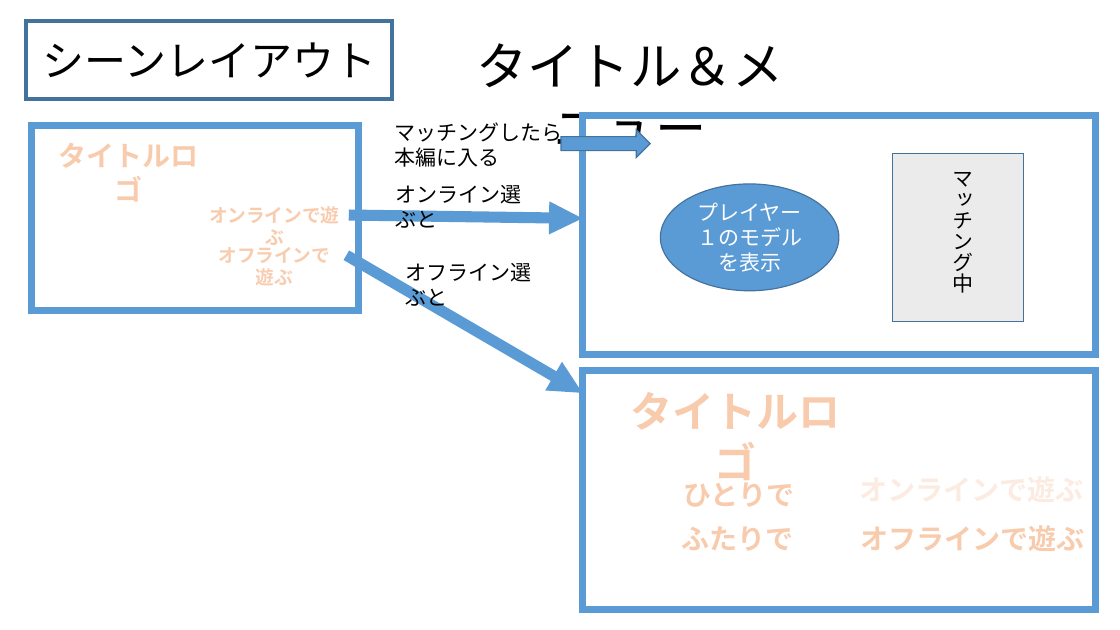
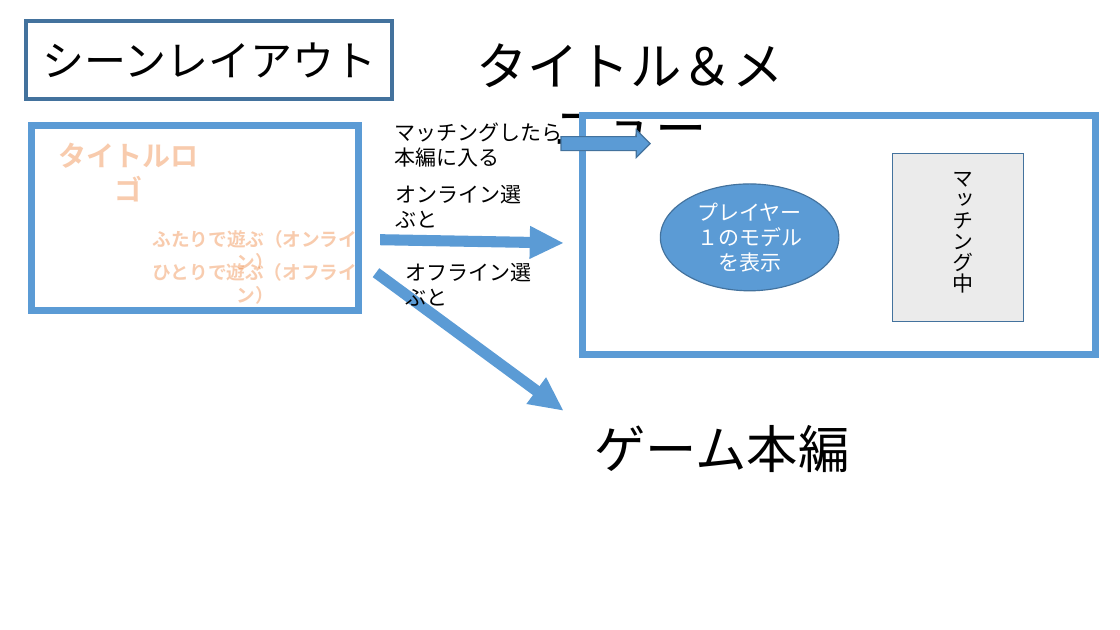
Before and after one commit to HatoriTaichi/mini_game, a slide deck: slide 32 of 仕様書/仕様書.pptx (slide 31 before the commit). Drawn at 1120x630 pixels with LibreOffice and Linux fonts; fonts in the diff are those of the drawing. Boxes give left, top, right and bottom in pixels: in the first picture for what was removed or moved away, otherwise in the second. Text is boxed around its words. In the diff, an @@ line names an element or a change of style, - is before the commit and + after.

```diff
--- a/仕様書/仕様書.pptx
+++ b/仕様書/仕様書.pptx
@@ text at (x1=153, y1=227, x2=358, y2=252): text changed @@
-オンラインで遊ぶ
+ふたりで遊ぶ（オンライン）
@@ arrow moved from (349, 215) - (582, 218) to (381, 239) - (563, 243) @@
@@ text at (x1=153, y1=260, x2=357, y2=285): text changed @@
-オフラインで遊ぶ
+ひとりで遊ぶ（オフライン）
@@ arrow moved from (346, 255) - (582, 393) to (376, 273) - (563, 410) @@
@@ rectangle removed at (x1=582, y1=371, x2=1096, y2=610) @@
@@ text removed at (x1=630, y1=392, x2=840, y2=489) @@
-タイトルロゴ
@@ text added at (x1=594, y1=425, x2=849, y2=472), 44 pt, text #000000 @@
+ゲーム本編
@@ text removed at (x1=683, y1=477, x2=794, y2=507) @@
-ひとりで
@@ text removed at (x1=681, y1=526, x2=793, y2=551) @@
-ふたりで
@@ text removed at (x1=860, y1=525, x2=1084, y2=551) @@
-オフラインで遊ぶ
```
Also in this commit, not shown: 7 other slides changed, 6 slides added, 1 slide removed, 1 other file.
